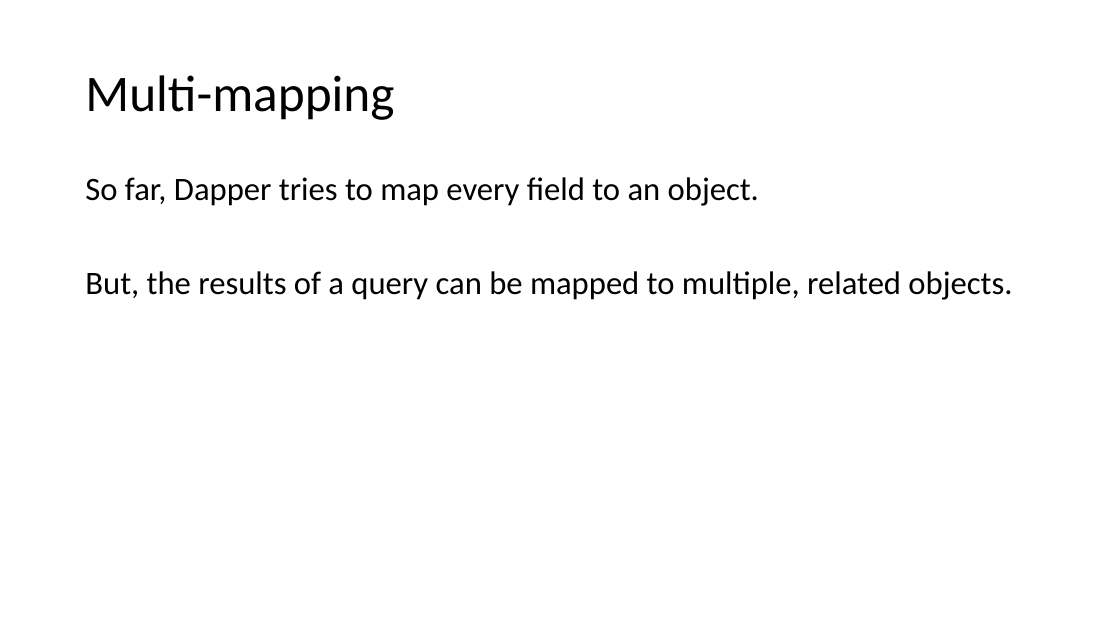
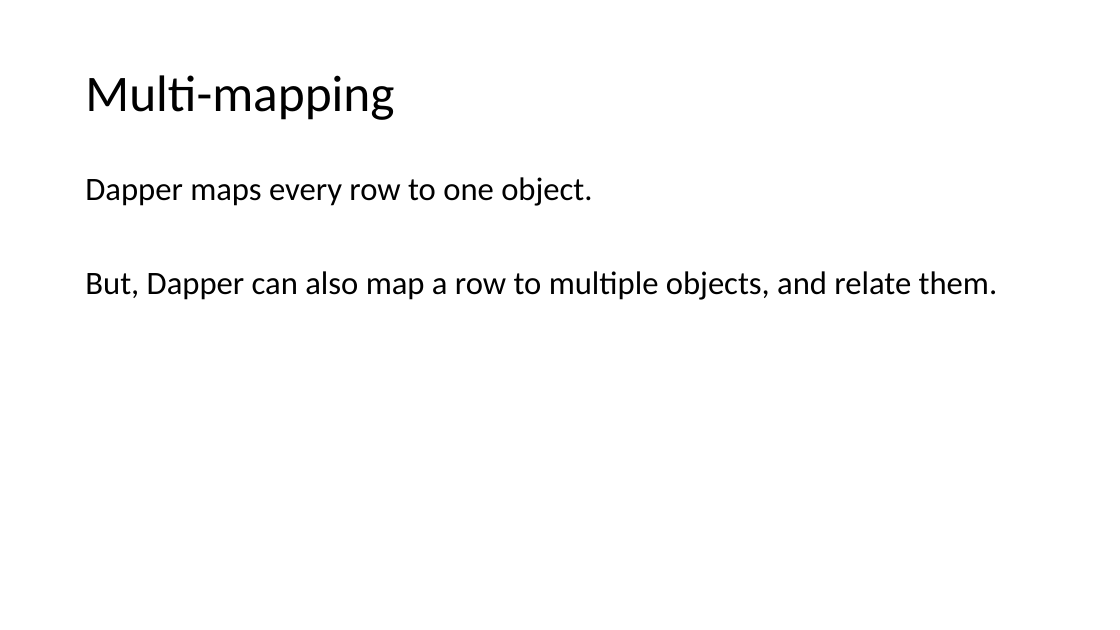
Before and after one commit to mgroves/SwitchToDapper, a slide deck: slide 28 of Dapper.pptx. Drawn at 1120x630 pixels with LibreOffice and Linux fonts; fonts in the diff are those of the drawing. Boxes give left, top, right and bottom in pixels: in the first picture for what was removed or moved away, otherwise in the second. Text is boxed around its words. In the diff, an @@ line names an element or a change of style, - is before the commit and + after.

Commit message:
formatting multi mapping code better, adding and updating some screenshots in powerpoint

```diff
--- a/Dapper.pptx
+++ b/Dapper.pptx
@@ text at [85, 177, 998, 300]: text changed @@
-So far, Dapper tries to map every field to an object.
-But, the results of a query can be mapped to multiple, related objects.
+Dapper maps every row to one object.
+But, Dapper can also map a row to multiple objects, and relate them.
```
Also in this commit, not shown: 4 slides added, 1 other file.
